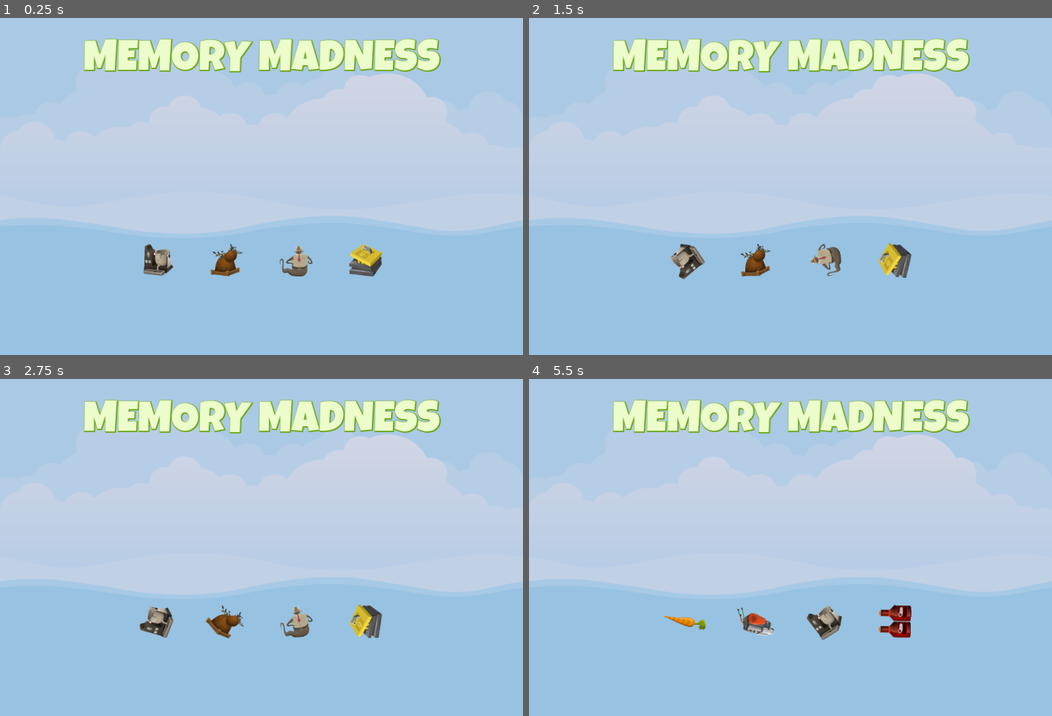
Above: before the commit, frames 1-4 (two rows, left to right).
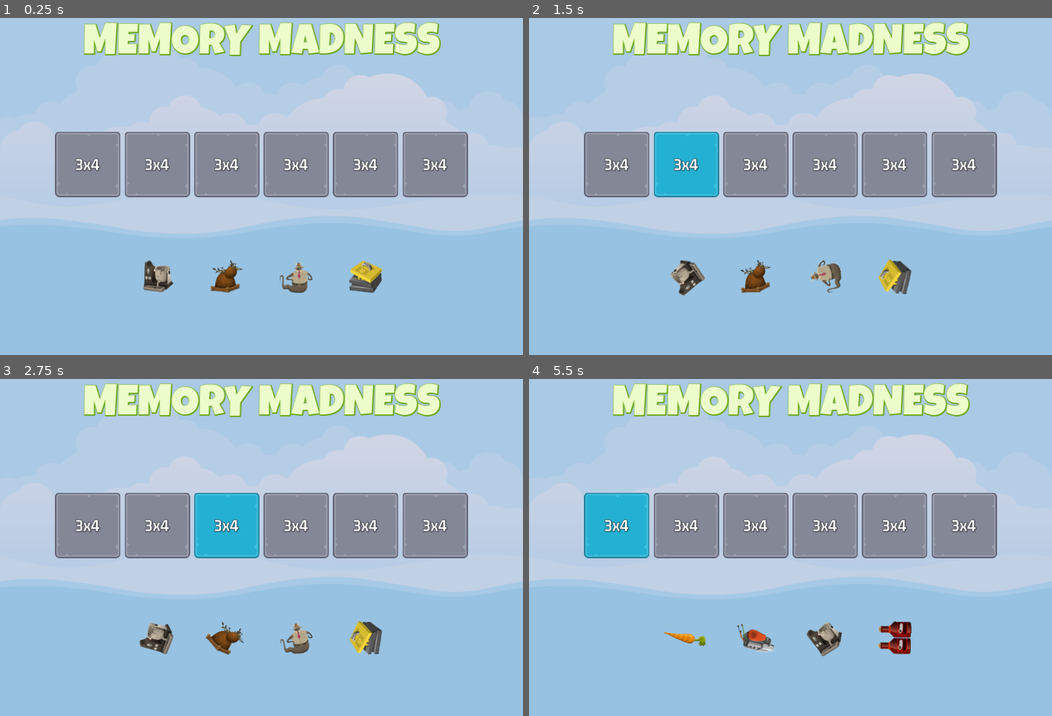
Above: after the commit, the same moments.

Repository: Nathan-Mrx/memoryMadness
Game: Godot game, scene res://master_scene/master_scene.tscn
Two runs of this game, one before a commit and one after it. Both use one fixed random seed, a clock stepped at 60 frames per second and the inputs below.
Inputs (mouse positions are in pixels of both pictures, inside the frame that each line leads up to):
- Up to frame 1 (0.25 s): no input
- Up to frame 2 (1.5 s): click (617, 162) at 0.5 s, where only the run after the commit has a clickable "3x4"; click (685, 162) at 1.25 s, where only the run after the commit has a clickable "3x4"
- Up to frame 3 (2.75 s): click (224, 523) at 2 s, where only the run after the commit has a clickable "3x4"
- Up to frame 4 (5.5 s): click (827, 523) at 2.75 s, where only the run after the commit has a clickable "3x4"; click (895, 523) at 3.5 s, where only the run after the commit has a clickable "3x4"; click (963, 523) at 4.25 s, where only the run after the commit has a clickable "3x4"; click (617, 523) at 5 s, where only the run after the commit has a clickable "3x4"

The runs differ from the first frame. In frame 1, 24% of the frame differs, in the area x 10-90%, y 1-82%; in frame 2, 24%; in frame 3, 24%; in frame 4, 24%.

Commit message:
feat: level selection buttons

Diff:
--- /dev/null
+++ b/assets/gm_32_white.tres
@@ -0,0 +1,11 @@
+[gd_resource type="LabelSettings" load_steps=2 format=3 uid="uid://d08p3bbe8nei"]
+
+[ext_resource type="FontFile" uid="uid://dbpr8a064c7bb" path="res://assets/fonts/gemunu-libre-v8-latin-700.ttf" id="1_kfdqh"]
+
+[resource]
+font = ExtResource("1_kfdqh")
+font_size = 32
+outline_size = 3
+outline_color = Color(0, 0, 0, 0.835294)
+shadow_size = 4
+shadow_color = Color(0, 0, 0, 0.203922)
--- a/front_sprite/front_sprite.gd
+++ b/front_sprite/front_sprite.gd
@@ -22,10 +22,11 @@
 
 func run_me()-> void:
 	var tween = get_tree().create_tween()
-	scale = SCALE_SMALL
 	tween.set_loops()
 	tween.tween_callback(set_random_image)
 	tween.tween_property(self, "scale", SCALE_NORMAL, SCALE_TIME)
-	tween.tween_property(self, "rotation", get_random_rotation(), get_random_spin_time())
-	tween.tween_property(self, "rotation", get_random_rotation(), get_random_spin_time())
+	tween.tween_property(self, "rotation", get_random_rotation(),
+							get_random_spin_time())
+	tween.tween_property(self, "rotation", get_random_rotation(),
+							get_random_spin_time())
 	tween.tween_property(self, "scale", SCALE_SMALL, SCALE_TIME)
--- /dev/null
+++ b/level_button/level_button.gd
@@ -0,0 +1,16 @@
+extends TextureButton
+
+@onready var label = $Label
+@onready var sound = $Sound
+
+var _level_number : int = 0
+
+
+# Called when the node enters the scene tree for the first time.
+func _ready():
+	label.text = "3x4"
+
+
+# Called every frame. 'delta' is the elapsed time since the previous frame.
+func _process(delta):
+	pass
--- /dev/null
+++ b/level_button/level_button.tscn
@@ -0,0 +1,39 @@
+[gd_scene load_steps=6 format=3 uid="uid://b68c8kb5mrqud"]
+
+[ext_resource type="Texture2D" uid="uid://cf1lcy6trdrs" path="res://assets/ui/level_select_frame_128.png" id="1_t2d33"]
+[ext_resource type="Texture2D" uid="uid://bcm5l6dh4xfmt" path="res://assets/ui/level_select_frame_select_128.png" id="2_l5jpa"]
+[ext_resource type="Texture2D" uid="uid://cj7e2c0inml7o" path="res://assets/ui/level_select_frame_hover_128.png" id="3_apyij"]
+[ext_resource type="Script" path="res://level_button/level_button.gd" id="4_3irn2"]
+[ext_resource type="LabelSettings" uid="uid://d08p3bbe8nei" path="res://assets/gm_32_white.tres" id="5_40yy7"]
+
+[node name="LevelButton" type="TextureButton"]
+anchors_preset = 8
+anchor_left = 0.5
+anchor_top = 0.5
+anchor_right = 0.5
+anchor_bottom = 0.5
+offset_left = -64.0
+offset_top = -64.0
+offset_right = 64.0
+offset_bottom = 64.0
+grow_horizontal = 2
+grow_vertical = 2
+pivot_offset = Vector2(64, 64)
+texture_normal = ExtResource("1_t2d33")
+texture_pressed = ExtResource("2_l5jpa")
+texture_hover = ExtResource("3_apyij")
+script = ExtResource("4_3irn2")
+
+[node name="Label" type="Label" parent="."]
+layout_mode = 1
+anchors_preset = 15
+anchor_right = 1.0
+anchor_bottom = 1.0
+grow_horizontal = 2
+grow_vertical = 2
+text = "0x0"
+label_settings = ExtResource("5_40yy7")
+horizontal_alignment = 1
+vertical_alignment = 1
+
+[node name="Sound" type="AudioStreamPlayer" parent="."]
--- a/main_screen/main_screen.tscn
+++ b/main_screen/main_screen.tscn
@@ -1,7 +1,8 @@
-[gd_scene load_steps=4 format=3 uid="uid://d35xa1eturvri"]
+[gd_scene load_steps=5 format=3 uid="uid://d35xa1eturvri"]
 
 [ext_resource type="FontFile" uid="uid://cjcht35xsmsj3" path="res://assets/fonts/LuckiestGuy-Regular.ttf" id="1_sost6"]
 [ext_resource type="PackedScene" uid="uid://o3bbgioeutgl" path="res://front_sprite/front_sprite.tscn" id="2_7ww7w"]
+[ext_resource type="PackedScene" uid="uid://b68c8kb5mrqud" path="res://level_button/level_button.tscn" id="2_vu4cn"]
 
 [sub_resource type="LabelSettings" id="LabelSettings_01emq"]
 font = ExtResource("1_sost6")
@@ -53,6 +54,25 @@
 [node name="HBLevels" type="HBoxContainer" parent="VB"]
 layout_mode = 2
 size_flags_horizontal = 4
+theme_override_constants/separation = 8
+
+[node name="LevelButton" parent="VB/HBLevels" instance=ExtResource("2_vu4cn")]
+layout_mode = 2
+
+[node name="LevelButton2" parent="VB/HBLevels" instance=ExtResource("2_vu4cn")]
+layout_mode = 2
+
+[node name="LevelButton3" parent="VB/HBLevels" instance=ExtResource("2_vu4cn")]
+layout_mode = 2
+
+[node name="LevelButton4" parent="VB/HBLevels" instance=ExtResource("2_vu4cn")]
+layout_mode = 2
+
+[node name="LevelButton5" parent="VB/HBLevels" instance=ExtResource("2_vu4cn")]
+layout_mode = 2
+
+[node name="LevelButton6" parent="VB/HBLevels" instance=ExtResource("2_vu4cn")]
+layout_mode = 2
 
 [node name="Spacer2" type="Control" parent="VB"]
 layout_mode = 2
--- a/project.godot
+++ b/project.godot
@@ -11,6 +11,7 @@
 [application]
 
 config/name="MemoryMadness"
+config/tags=PackedStringArray("course")
 run/main_scene="res://master_scene/master_scene.tscn"
 config/features=PackedStringArray("4.2", "Mobile")
 config/icon="res://icon.png"
